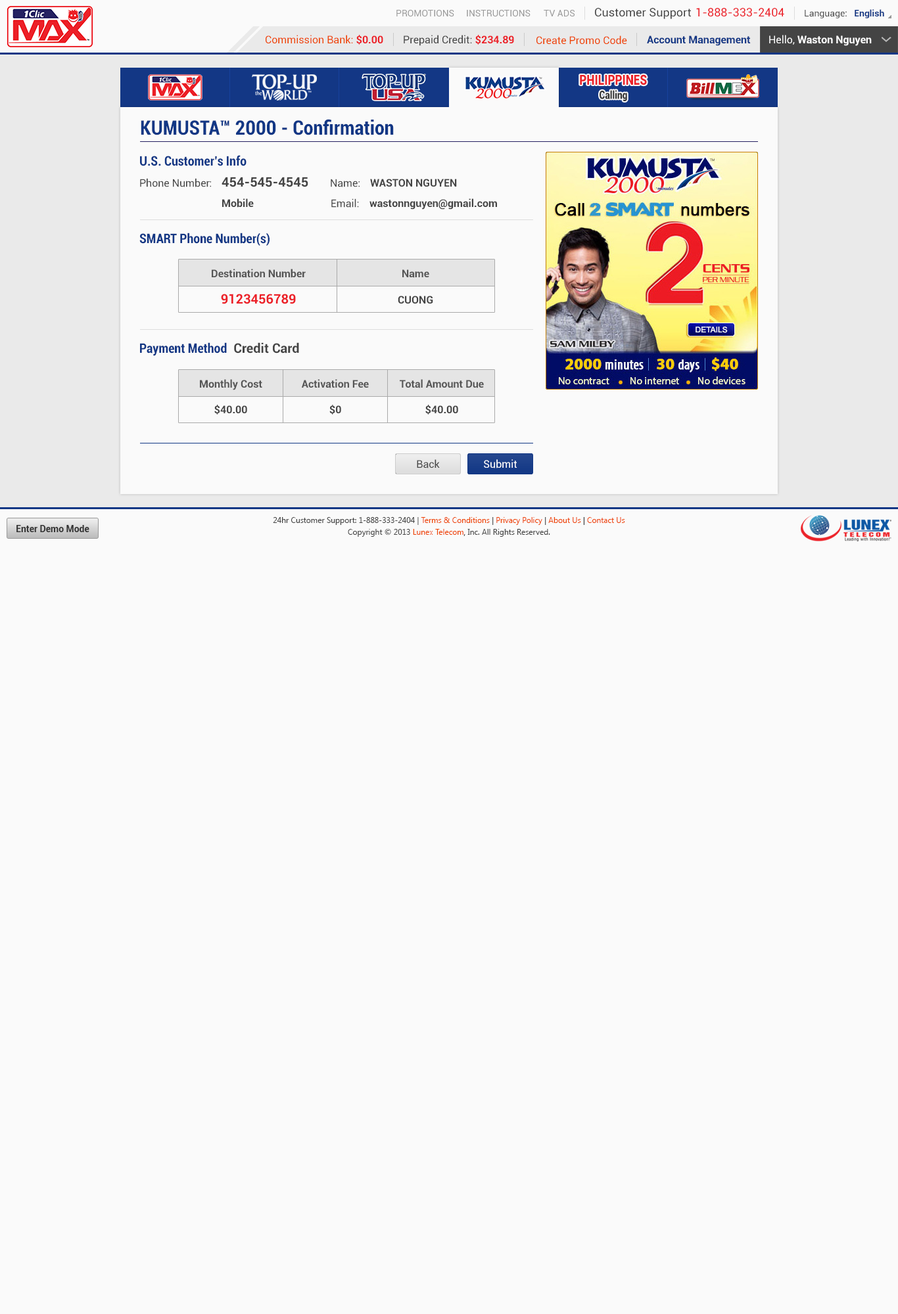
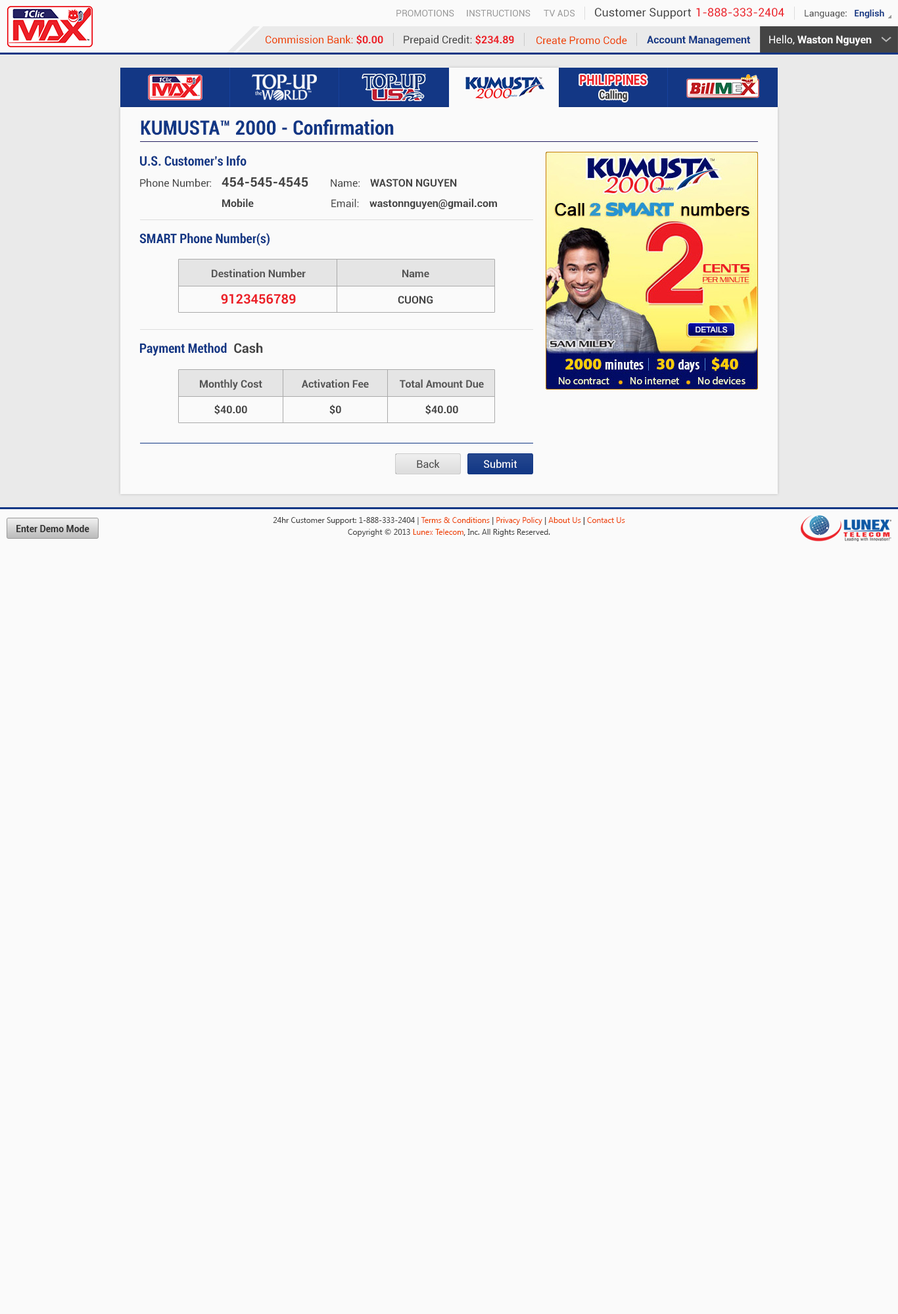
Before/after of a 898px x 1314px layered artwork. What changed in the layer stack:
renamed "Payment Method Credit Card" to "Payment Method Cash", painted on it over [left=241, top=342, right=299, bottom=354]
